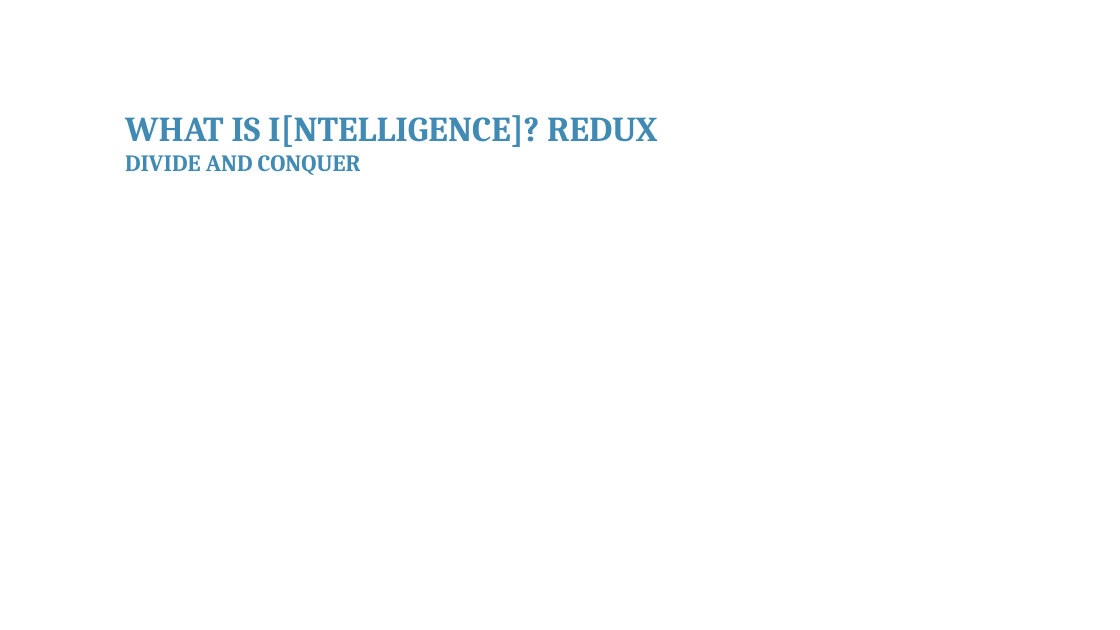
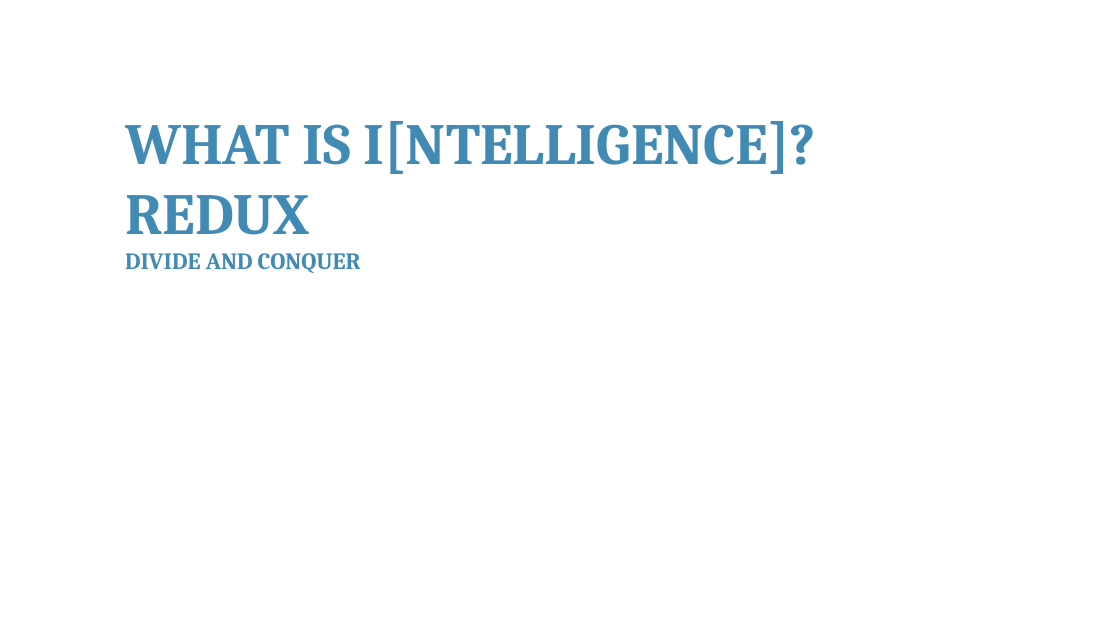
Before and after one commit to franckalbinet/itu-eaco-zanzibar-12-2018, a slide deck: slide 6 of presentations/session-4-intro-to-ai.pptx. Drawn at 1120x630 pixels with LibreOffice and Linux fonts; fonts in the diff are those of the drawing; background and template pictures are left out. Boxes give left, top, right and bottom in pixels: in the first picture for what was removed or moved away, otherwise in the second. Text is boxed around its words. In the diff, an @@ line names an element or a change of style, - is before the commit and + after.

```diff
--- a/presentations/session-4-intro-to-ai.pptx
+++ b/presentations/session-4-intro-to-ai.pptx
@@ text at [125,121,817,273]: text changed; size 30 to 50 pt @@
-WHAT IS I[NTELLIGENCE]? REDUX
-DIVIDE AND CONQUER
+WHAT IS I[NTELLIGENCE]? REDUX
+DIVIDE AND CONQUER
```
Also in this commit, not shown: 5 other slides changed, 4 slides added, 1 slide removed, 1 other file.
